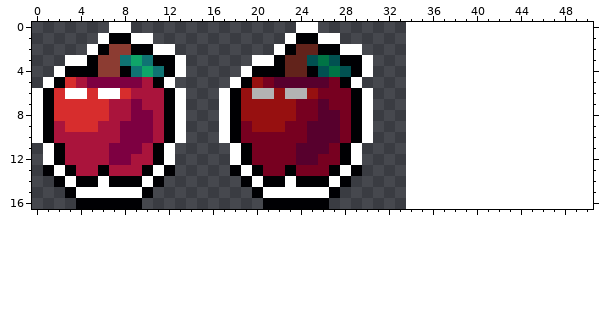
Edited in one commit: pixel-art sprite (Arte/UI/Manzana_boton_grid_17x17.png). Above is the file before it was changed.
The file is 34x17 pixels. Colours within 5 levels of each other are drawn and written as one. The old version is drawn lined up with the new one, on the new canvas.
Now the later version:
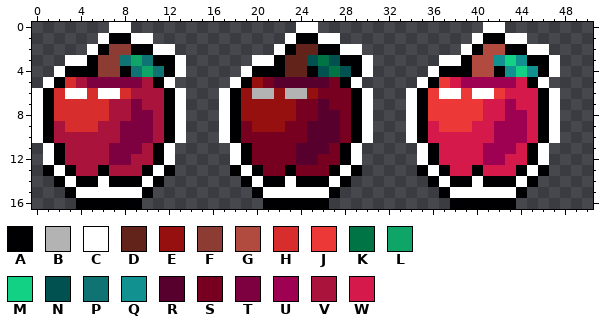
Palette (. is transparent): A #000003  B #b3b3b3  C #ffffff  D #62231b  E #971010  F #8c3c32  G #b14b3f  H #d72d2d  J #ed3838  K #007445  L #0fa569  M #12d084  N #015151  P #0f7373  Q #129191  R #57002d  S #770020  T #7d0041  U #9e0052  V #aa143c  W #d6194b
The exact change:
canvas 34x17 -> 51x17
y 0: x 41..42 .. -> CC
y 1: x 40..44 ..... -> CAACC
y 2: x 39..46 ........ -> CAGGAACC
y 3: x 37..47 ........... -> CCAGGQMQAAC
y 4: x 36..47 ............ -> CAAAGGAQMQAC
y 5: x 35..46 ............ -> CAJWUUUUUWAC
y 6: x 34..47 .............. -> CAJCCJCCJWWWAC
y 7: x 34..47 .............. -> CAJJJJJWWUWWAC
y 8: x 34..47 .............. -> CAJJJJJWWUUWAC
y 9: x 34..47 .............. -> CAWJJJWWUUUWAC
y 10: x 34..47 .............. -> CAWWWWWWUUUWAC
y 11: x 35..46 ............ -> CAWWWWUUUWAC
y 12: x 35..46 ............ -> CAWWWWUUWWAC
y 13: x 35..46 ............ -> ACAWWAWWWACA
y 14: x 36..45 .......... -> ACAACAAACA
y 15: x 37..44 ........ -> ACCCCCCA
y 16: x 38..43 ...... -> AAAAAA
Where, in picture pixels (left, top, right, bottom), the same in both pictures:
added: (406, 22, 560, 209)
